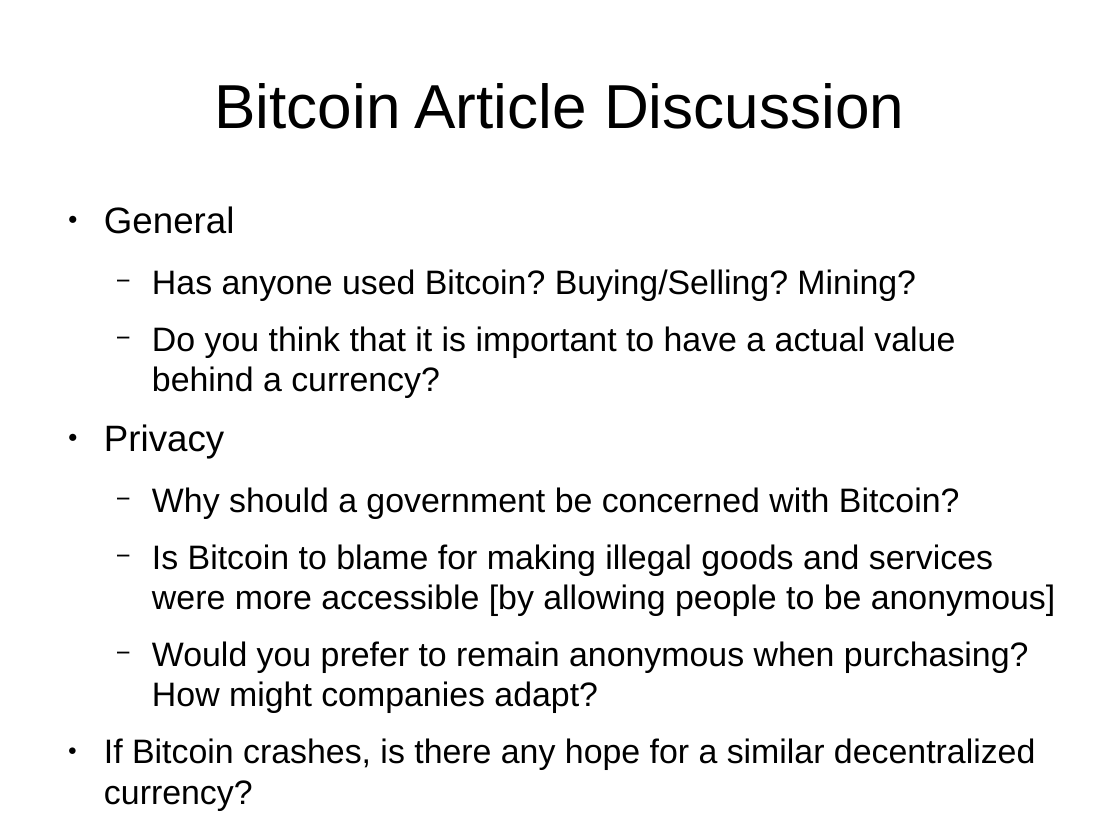
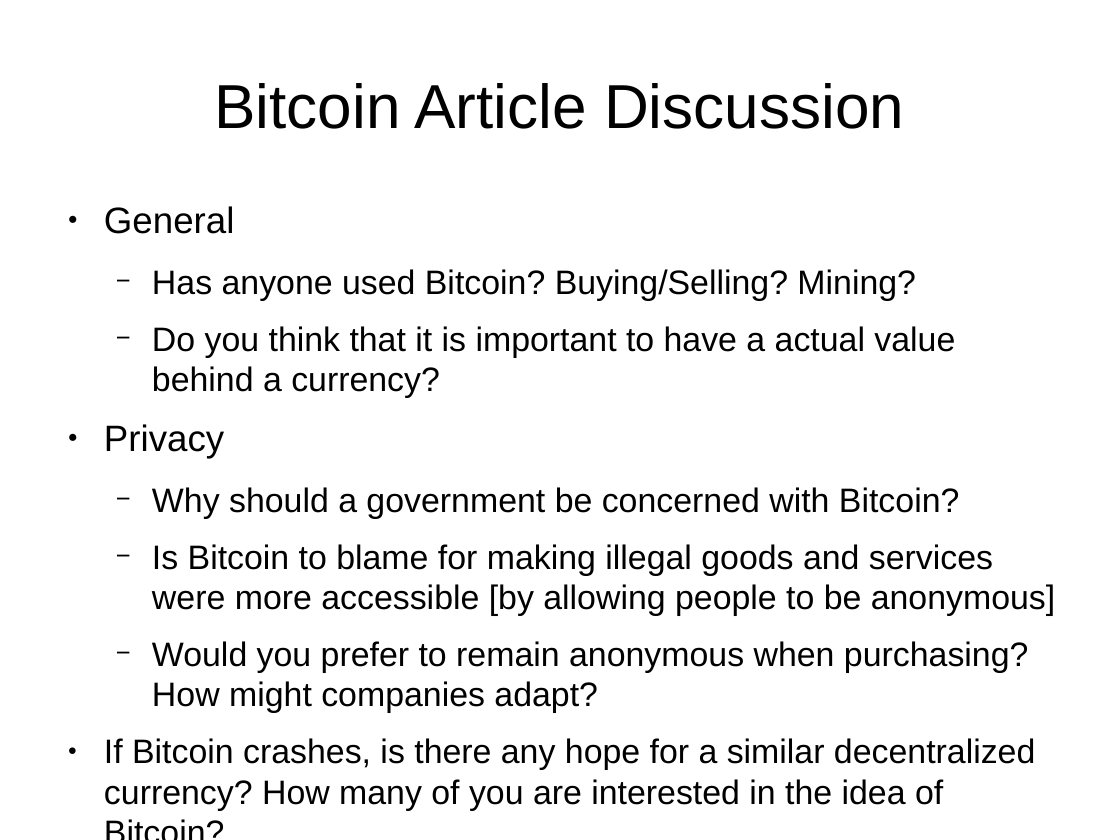
Before and after one commit to muff1nman/ClassNotes, a slide deck: slide 9 of Econ/Group_Presentation.odp (slide 7 before the commit). Drawn at 1120x840 pixels with LibreOffice and Linux fonts; fonts in the diff are those of the drawing. Boxes give left, top, right and bottom in pixels: in the first picture for what was removed or moved away, otherwise in the second. Text is boxed around its words. In the diff, an @@ line names an element or a change of style, - is before the commit and + after.

```diff
--- a/Econ/Group_Presentation.odp
+++ b/Econ/Group_Presentation.odp
@@ text at box(104, 738, 1035, 811): text changed @@
-● If Bitcoin crashes, is there any hope for a similar decentralized currency?
+● If Bitcoin crashes, is there any hope for a similar decentralized currency? How many of you are interested in the idea of Bitcoin?
```
Also in this commit, not shown: 1 other slide changed, 2 slides added, 2 other files.
